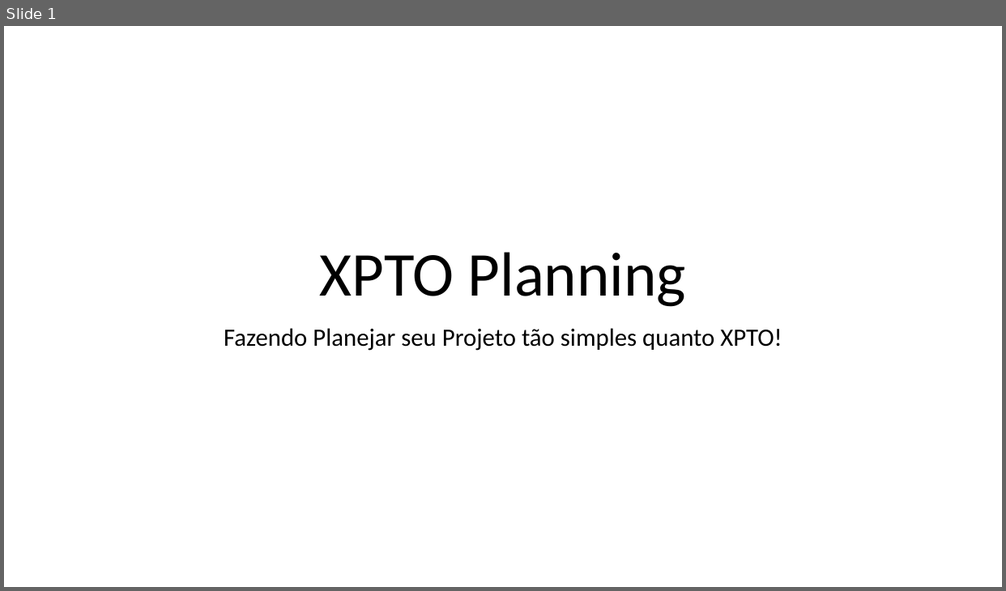
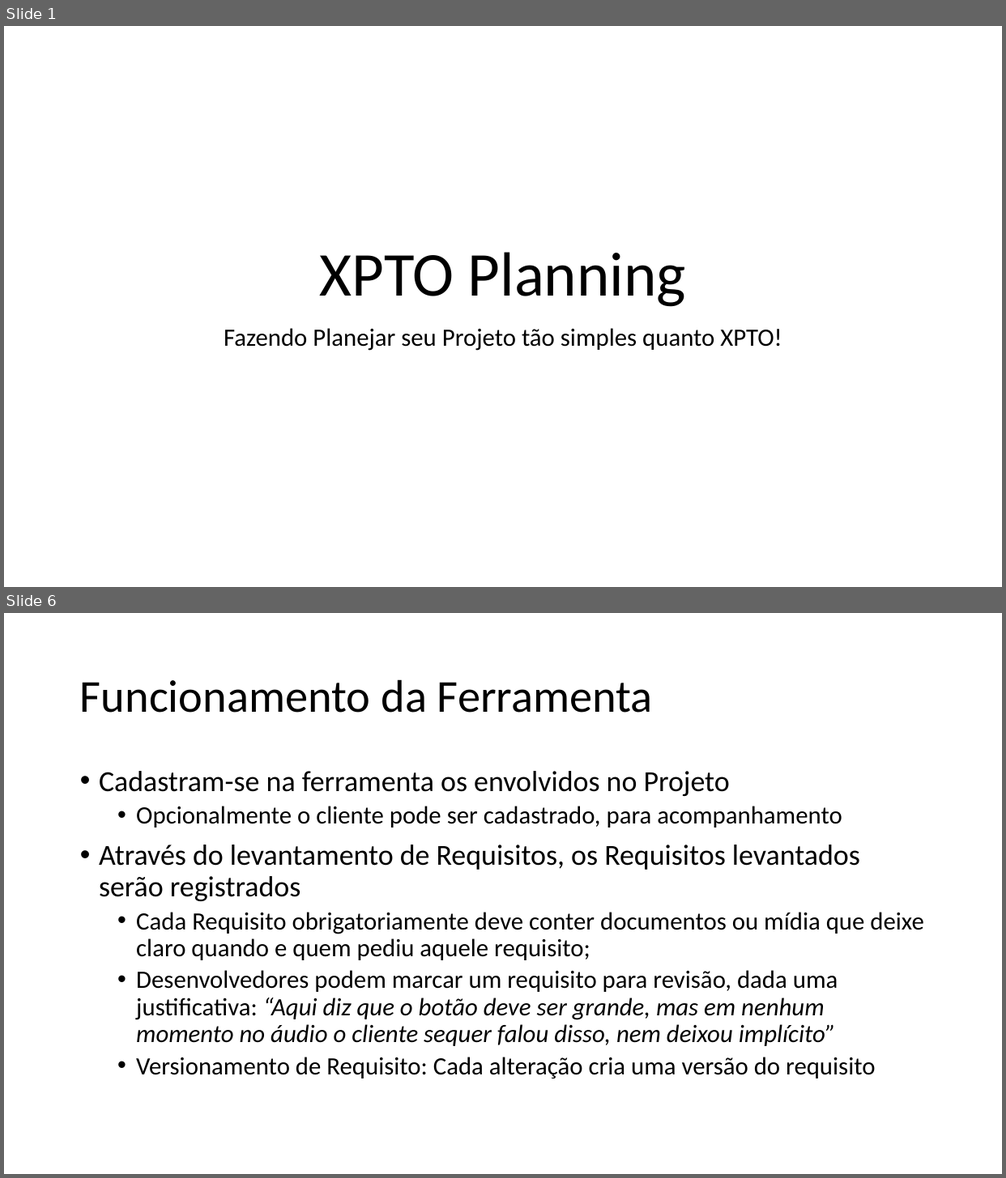
Before and after one commit to g0dkar/talpi, a slide deck: XPTO Planning.pptx. Shown one above the other, each under a label of ours: slide 1 before the commit, slides 1 and 6 after it; the slides between them are not shown. The pictures are 1006x591 and 1006x1178 pixels, drawn with LibreOffice and Linux fonts; fonts in the diff are those of the drawing. Boxes give left, top, right and bottom in pixels: in the first picture for what was removed or moved away, otherwise in the second. Text is boxed around its words. In the diff, an @@ line names an element or a change of style, - is before the commit and + after.

Commit message:
Apresentação v1
Primeira versão tosca da apresentação

```diff
--- a/XPTO Planning.pptx
+++ b/XPTO Planning.pptx
@@ slide 6 added at bbox=[4, 613, 1002, 1174], background #FFFFFF @@
@@ title added at bbox=[80, 679, 653, 713], 44 pt, text #000000 @@
+Funcionamento da Ferramenta
@@ text added at bbox=[99, 771, 923, 1079], 24 pt, text #000000 @@
+• Cadastram-se na ferramenta os envolvidos no Projeto
+  • Opcionalmente o cliente pode ser cadastrado, para acompanhamento
+• Através do levantamento de Requisitos, os Requisitos levantados serão registrados
+  • Cada Requisito obrigatoriamente deve conter documentos ou mídia que deixe claro quando e quem pediu aquele requisito;
+  • Desenvolvedores podem marcar um requisito para revisão, dada uma justificativa: “Aqui diz que o botão deve ser grande, mas em nenhum momento no áudio o cliente sequer falou disso, nem deixou implícito”
+  • Versionamento de Requisito: Cada alteração cria uma versão do requisito
```
Also in this commit, not shown: 9 other slides added, 1 slide removed.
